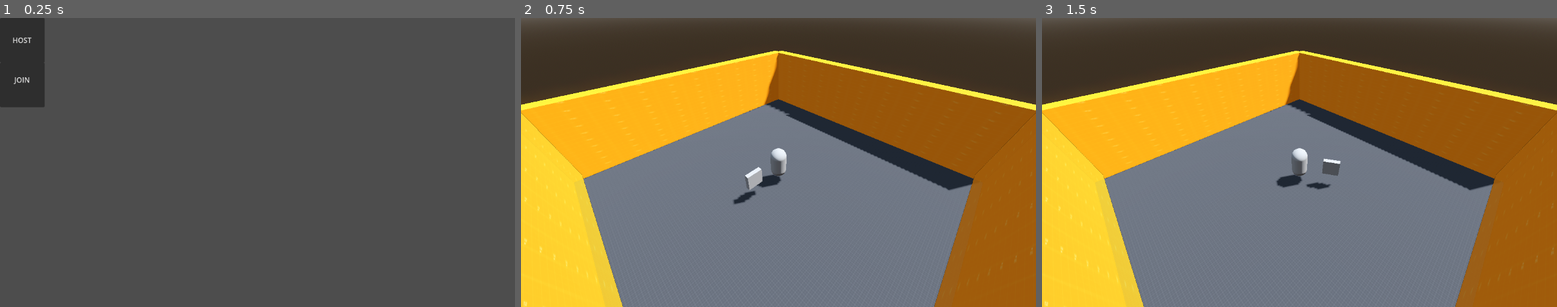
Above: before the commit, frames 1-3 (left to right).
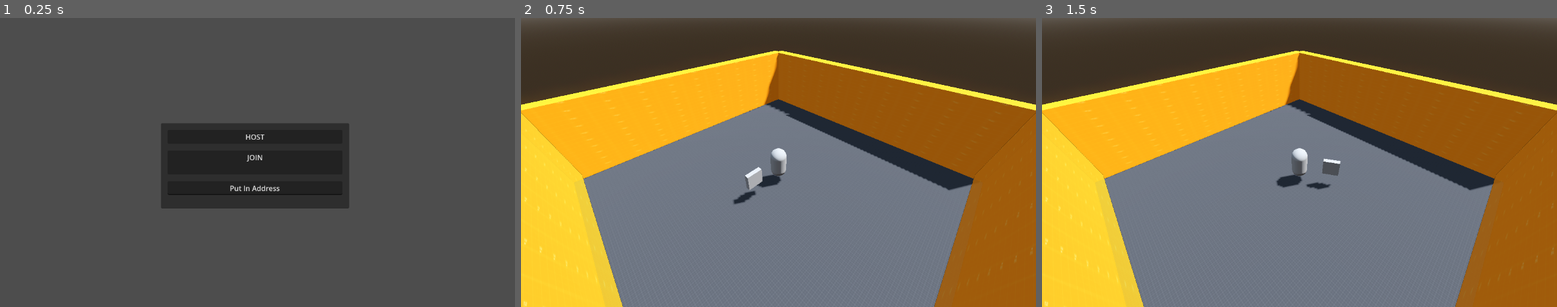
Above: after the commit, the same moments.

Repository: IIcyTundra/Untitiled_GGJ2024
Game: Godot game, scene res://Scenes/test_map.tscn
The game is run twice, just before and just after one commit, with the same random seed, the same clock (stepped at 60 frames per second) and the same inputs.
Inputs (mouse positions are in pixels of both pictures, inside the frame that each line leads up to):
- Up to frame 1 (0.25 s): no input
- Up to frame 2 (0.75 s): click "HOST" at 0.5 s
- Up to frame 3 (1.5 s): tap Enter (ui_accept) at 1.25 s; move the mouse to (1412, 148) at 1.27 s; hold D (right) from 1.28 s (still down); click (1412, 148) at 1.42 s

The runs differ from the first frame. In frame 1, 13% of the frame differs, in the area x 0-68%, y 0-66%; in frame 2, nothing differs; in frame 3, nothing differs.
Error after the commit: Assertion failed: UPNP Discover Failed! Error 24 (res://Scripts/MP_Test.gd:56)

Commit message:
MP online

Diff:
--- a/Scenes/player.tscn
+++ b/Scenes/player.tscn
@@ -25,6 +25,9 @@
 properties/4/path = NodePath(".:rotation")
 properties/4/spawn = true
 properties/4/replication_mode = 1
+properties/5/path = NodePath("Hand:position")
+properties/5/spawn = true
+properties/5/replication_mode = 1
 
 [sub_resource type="ShaderMaterial" id="ShaderMaterial_onunf"]
 shader = ExtResource("2_2db4y")
--- a/Scenes/test_map.tscn
+++ b/Scenes/test_map.tscn
@@ -45,6 +45,8 @@
 [node name="Game" type="Node3D"]
 script = ExtResource("1_mi6e2")
 player = ExtResource("2_q46uv")
+
+[node name="Node3D" type="Node3D" parent="."]
 
 [node name="WorldEnvironment" type="WorldEnvironment" parent="."]
 environment = SubResource("Environment_ecert")
@@ -114,27 +116,53 @@
 [node name="CollisionShape3D" type="CollisionShape3D" parent="PlayerCoords/Area3D4"]
 shape = SubResource("BoxShape3D_60m75")
 
-[node name="CanvasLayer" type="CanvasLayer" parent="."]
+[node name="MainMenu" type="CanvasLayer" parent="."]
 
-[node name="Host" type="Button" parent="CanvasLayer"]
+[node name="PanelContainer" type="PanelContainer" parent="MainMenu"]
+anchors_preset = 8
+anchor_left = 0.5
+anchor_top = 0.5
+anchor_right = 0.5
+anchor_bottom = 0.5
+offset_left = -216.0
+offset_top = -88.0
+offset_right = 205.0
+offset_bottom = 103.0
+grow_horizontal = 2
+grow_vertical = 2
+
+[node name="MarginContainer" type="MarginContainer" parent="MainMenu/PanelContainer"]
+layout_mode = 2
+theme_override_constants/margin_left = 15
+theme_override_constants/margin_top = 15
+theme_override_constants/margin_right = 15
+theme_override_constants/margin_bottom = 15
+
+[node name="VBoxContainer" type="VBoxContainer" parent="MainMenu/PanelContainer/MarginContainer"]
+layout_mode = 2
+theme_override_constants/separation = 15
+
+[node name="Host" type="Button" parent="MainMenu/PanelContainer/MarginContainer/VBoxContainer"]
 z_index = 1
-offset_right = 100.0
-offset_bottom = 100.0
+layout_mode = 2
 text = "HOST"
 
-[node name="Join" type="Button" parent="CanvasLayer"]
+[node name="Join" type="Button" parent="MainMenu/PanelContainer/MarginContainer/VBoxContainer"]
 z_index = 1
-offset_top = 100.0
-offset_right = 100.0
-offset_bottom = 200.0
+layout_mode = 2
 text = "JOIN
 
 "
 
-[node name="MultiplayerSpawner" type="MultiplayerSpawner" parent="CanvasLayer"]
+[node name="Address" type="LineEdit" parent="MainMenu/PanelContainer/MarginContainer/VBoxContainer"]
+layout_mode = 2
+text = "Put In Address"
+alignment = 1
+
+[node name="MultiplayerSpawner" type="MultiplayerSpawner" parent="MainMenu"]
 _spawnable_scenes = PackedStringArray("res://Scenes/Player.tscn")
 spawn_path = NodePath("../..")
 spawn_limit = 4
 
-[connection signal="pressed" from="CanvasLayer/Host" to="." method="_on_host_pressed"]
-[connection signal="pressed" from="CanvasLayer/Join" to="." method="_on_join_pressed"]
+[connection signal="pressed" from="MainMenu/PanelContainer/MarginContainer/VBoxContainer/Host" to="." method="_on_host_pressed"]
+[connection signal="pressed" from="MainMenu/PanelContainer/MarginContainer/VBoxContainer/Join" to="." method="_on_join_pressed"]
--- a/Scripts/MP_Test.gd
+++ b/Scripts/MP_Test.gd
@@ -2,36 +2,65 @@
 
 var peer = ENetMultiplayerPeer.new()
 @export var player : PackedScene
-@onready var canvas = $CanvasLayer
+@onready var main_menu = $MainMenu/PanelContainer
+@onready var address_entry = $MainMenu/PanelContainer/MarginContainer/VBoxContainer/Address
+
+const Player = preload("res://Scenes/Player.tscn")
+const PORT = 9999
+
+func _on_host_pressed():
+	main_menu.hide()
+	#hud.show()
+
+	peer.create_server(PORT)
+	multiplayer.multiplayer_peer = peer
+	multiplayer.peer_connected.connect(add_player)
+	multiplayer.peer_disconnected.connect(remove_player)
+
+	add_player(multiplayer.get_unique_id())
+
+	upnp_setup()
 
 
-func _on_host_pressed():
-	print("Hosting Server...")
-	peer.create_server(123)
+func _on_join_button_pressed():
+	main_menu.hide()
+	#hud.show()
+
+	peer.create_client(address_entry.text, PORT)
 	multiplayer.multiplayer_peer = peer
-	multiplayer.peer_connected.connect(add_player)
-	add_player()
-	canvas.hide()
 
+func add_player(peer_id):
+	var player = Player.instantiate()
+	player.name = str(peer_id)
+	add_child(player)
+	if player.is_multiplayer_authority():
+		player.health_changed.connect(update_health_bar)
 
-func _on_join_pressed():
-	print("Joining Server...")
-	peer.create_client("127.0.0.1", 123)
-	multiplayer.multiplayer_peer = peer
-	canvas.hide()
+func remove_player(peer_id):
+	var player = get_node_or_null(str(peer_id))
+	if player:
+		player.queue_free()
 
-func add_player(id = 1):
-	var new_player = player.instantiate()
-	new_player.name = str(id)
-	call_deferred("add_child", new_player)
+func update_health_bar(health_value):
+	#                                             health_bar.value = health_value
+	print("Updated Health")
 
-func exit_game(id):
-	multiplayer.peer_disconnected.connect(del_player)
-	del_player(id)
+func _on_multiplayer_spawner_spawned(node):
+	if node.is_multiplayer_authority():
+		node.health_changed.connect(update_health_bar)
 
+func upnp_setup():
+	var upnp = UPNP.new()
 
-func del_player(id):
-	rpc("_del_player", id)
+	var discover_result = upnp.discover()
+	assert(discover_result == UPNP.UPNP_RESULT_SUCCESS, \
+		"UPNP Discover Failed! Error %s" % discover_result)
 
-@rpc("any_peer", "call_local") func _del_player(id):
-	get_node(str(id)).queue_free()
+	assert(upnp.get_gateway() and upnp.get_gateway().is_valid_gateway(), \
+		"UPNP Invalid Gateway!")
+
+	var map_result = upnp.add_port_mapping(PORT)
+	assert(map_result == UPNP.UPNP_RESULT_SUCCESS, \
+		"UPNP Port Mapping Failed! Error %s" % map_result)
+
+	print("Success! Join Address: %s" % upnp.query_external_address())
--- a/Scripts/Player.gd
+++ b/Scripts/Player.gd
@@ -1,8 +1,10 @@
 extends CharacterBody3D
+
+signal health_changed(health_value)
 
 
 const SPEED = 6.0
-
+var health = 3
 const JUMP_VELOCITY = 4.5
 @onready var mesh_instance_3d = $Hand/MeshInstance3D
 var player_radius = 5.0
@@ -21,9 +23,10 @@
 @onready var hand := $Hand
 
 func _enter_tree():
-	set_multiplayer_authority(name.to_int())
+	set_multiplayer_authority(str(name).to_int())
 
 func _ready():
+	if not is_multiplayer_authority(): return
 	GameManager.set_player(self)
 	camera.current = is_multiplayer_authority()
 	backcam.current = is_multiplayer_authority()
@@ -60,9 +63,22 @@
 		# As good practice, you should replace UI actions with custom gameplay actions.
 		var input_dir = Input.get_vector("left", "right", "up", "down")
 		var direction = (transform.basis * Vector3(input_dir.x, 0, input_dir.y)).normalized()
+
 		if direction:
 			velocity.x = direction.x * SPEED
 			velocity.z = direction.z * SPEED
 		else:
 			velocity.x = move_toward(velocity.x, 0, SPEED)
 			velocity.z = move_toward(velocity.z, 0, SPEED)
+
+
+func _process(delta):
+	print(position)
+
+@rpc("any_peer")
+func receive_damage():
+	health -= 1
+	if health <= 0:
+		health = 3
+		position = Vector3.ZERO
+	health_changed.emit(health)
--- a/Scripts/game_manager.gd
+++ b/Scripts/game_manager.gd
@@ -2,7 +2,10 @@
 
 var player:Node
 var camera:Camera3D
-var player_roster : Dictionary = {}
+
+signal round_started
+signal round_ended
+
 
 func set_player(player_node):
 	player = player_node
@@ -11,7 +14,3 @@
 func set_camera(camera_node):
 	camera = camera_node
 	print(camera)
-
-#func add_to_roster(id : String, player : Node):
-	#if multiplayer.get_network_connected_peers() < 4:
-		#player_roster.
